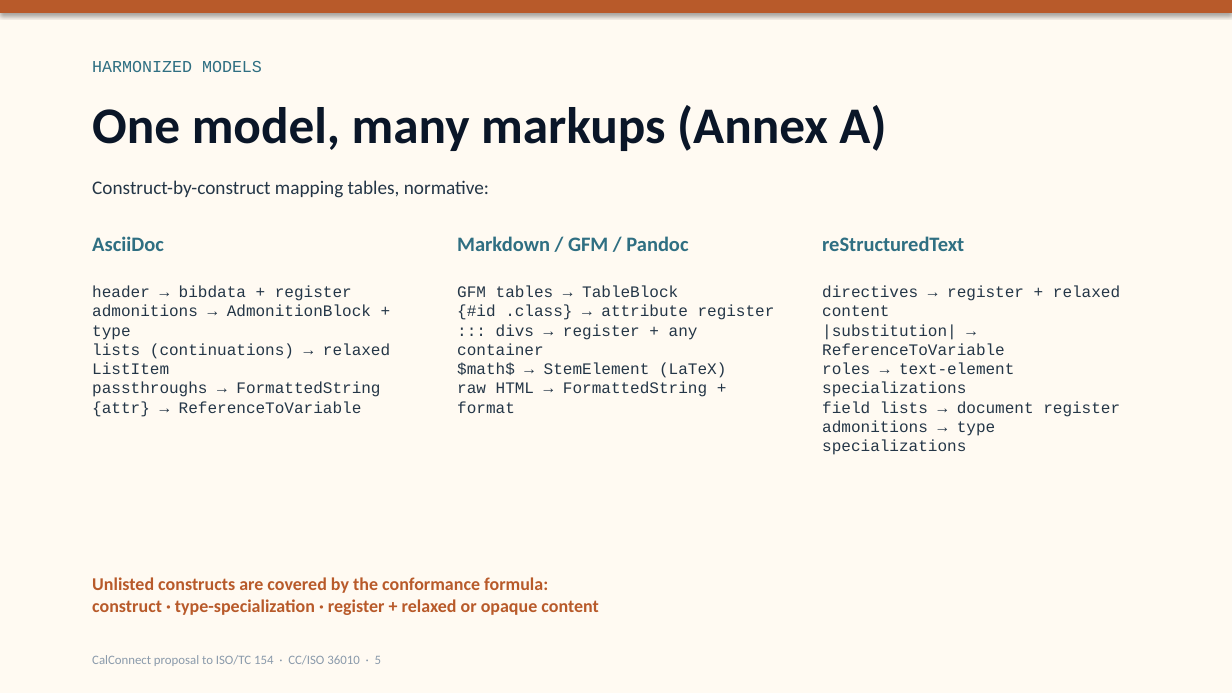
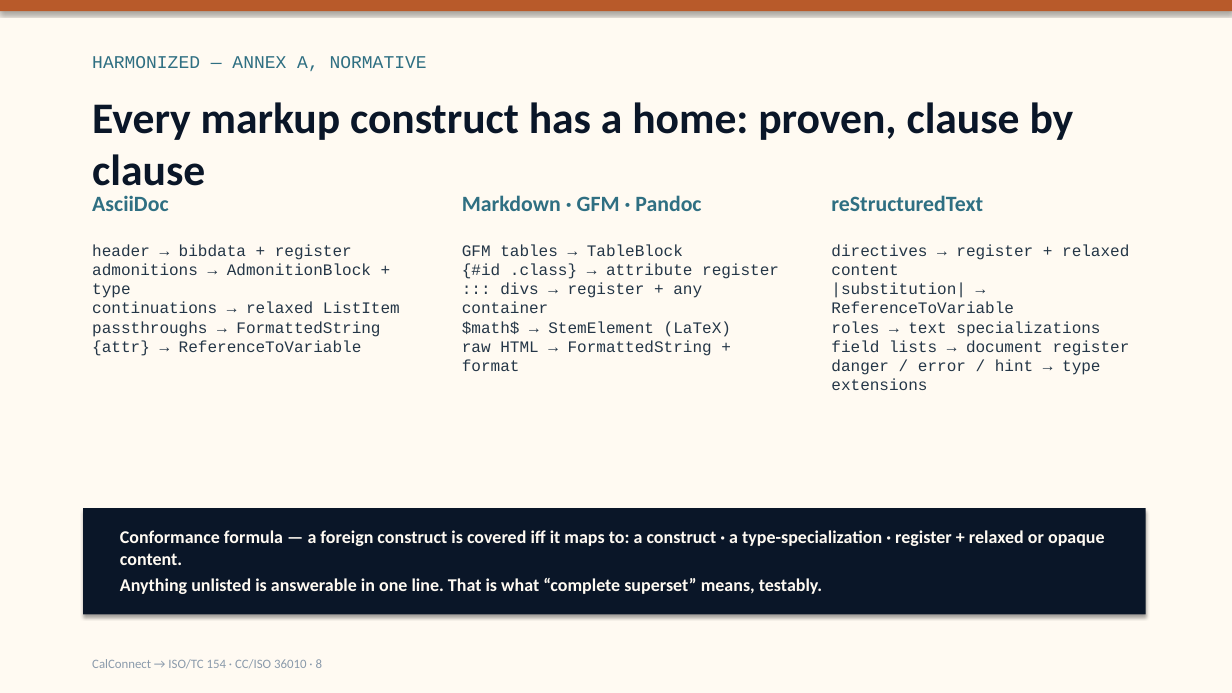
Before and after one commit to CalConnect/cc-lightweight-doc, a slide deck: slide 8 of presentations/lightweight-doc-tc154-dis-proposal.pptx (slide 5 before the commit). Drawn at 1232x693 pixels with LibreOffice and Linux fonts; fonts in the diff are those of the drawing. Boxes give left, top, right and bottom in pixels: in the first picture for what was removed or moved away, otherwise in the second. Text is boxed around its words. In the diff, an @@ line names an element or a change of style, - is before the commit and + after.

Commit message:
Rework TC 154 proposal deck as an argument with SVG diagrams
Twelve slides built on six authored diagrams (presentations/diagrams,
atlas visual language, rasterized via rsvg-convert): meaning loss
across formats, the missing layer in the document-standards stack,
HTML/RTF as serializations rather than semantics, the tier model, the
TC 154 portfolio argument (ISO 8601, ISO 6523, e-business frameworks -
rich text is the missing piece, consuming not duplicating TC 46), and
the executable conformance pipeline. Slides pre-empt the committee
questions: why not another TC, why not until now, what about HTML/RTF,
and how existing rich text keeps working.

```diff
--- a/presentations/lightweight-doc-tc154-dis-proposal.pptx
+++ b/presentations/lightweight-doc-tc154-dis-proposal.pptx
@@ text at (92, 56, 427, 71): text changed; size 13 to 14 pt @@
-HARMONIZED MODELS
+HARMONIZED — ANNEX A, NORMATIVE
@@ text at (92, 102, 1074, 196): text changed; size 40 to 34 pt @@
-One model, many markups (Annex A)
+Every markup construct has a home: proven, clause by clause
@@ text "AsciiDoc": place and size @@
-text "AsciiDoc" at (92, 236, 164, 251)
+text "AsciiDoc" at (92, 195, 168, 211)
@@ text "AsciiDoc" at (92, 195, 168, 211): size 16 to 17 pt @@
@@ text removed at (92, 180, 489, 198) @@
-Construct-by-construct mapping tables, normative:
@@ text at (462, 195, 701, 211): text changed; size 16 to 17 pt @@
-Markdown / GFM / Pandoc
+Markdown · GFM · Pandoc
@@ text "reStructuredText" at (831, 195, 983, 211): size 16 to 17 pt @@
@@ text "reStructuredText": place and size @@
-text "reStructuredText" at (822, 236, 964, 251)
+text "reStructuredText" at (831, 195, 983, 211)
@@ text "header → bibdata + register": place and size @@
-text "header → bibdata + register" at (92, 285, 390, 417)
+text "header → bibdata + register" at (92, 244, 400, 356)
@@ text "GFM tables → TableBlock": place and size @@
-text "GFM tables → TableBlock" at (457, 285, 775, 413)
+text "GFM tables → TableBlock" at (462, 244, 779, 371)
@@ text "directives → register + relaxed ...": place and size @@
-text "directives → register + relaxed ..." at (822, 285, 1120, 455)
+text "directives → register + relaxed ..." at (831, 244, 1130, 390)
@@ text at (92, 302, 400, 313): text changed @@
-lists (continuations) → relaxed ListItem
+continuations → relaxed ListItem
@@ text at (831, 321, 1100, 337): text changed @@
-roles → text-element specializations
+roles → text specializations
@@ text at (831, 359, 1100, 390): text changed @@
-admonitions → type specializations
+danger / error / hint → type extensions
@@ rectangle added at (83, 508, 1146, 615), fill #0A1628 @@
@@ text at (120, 530, 1105, 594): text changed; text colour #B85A2A to #FFFAF2 @@
-Unlisted constructs are covered by the conformance formula:
-construct · type-specialization · register + relaxed or opaque content
+Conformance formula — a foreign construct is covered iff it maps to: a construct · a type-specialization · register + relaxed or opaque content.
+Anything unlisted is answerable in one line. That is what “complete superset” means, testably.
@@ text at (92, 659, 322, 668): text changed @@
-CalConnect proposal to ISO/TC 154 · CC/ISO 36010 · 5
+CalConnect → ISO/TC 154 · CC/ISO 36010 · 8
```
Also in this commit, not shown: 2 other slides changed, 9 slides added, 5 slides removed, 13 other files.
